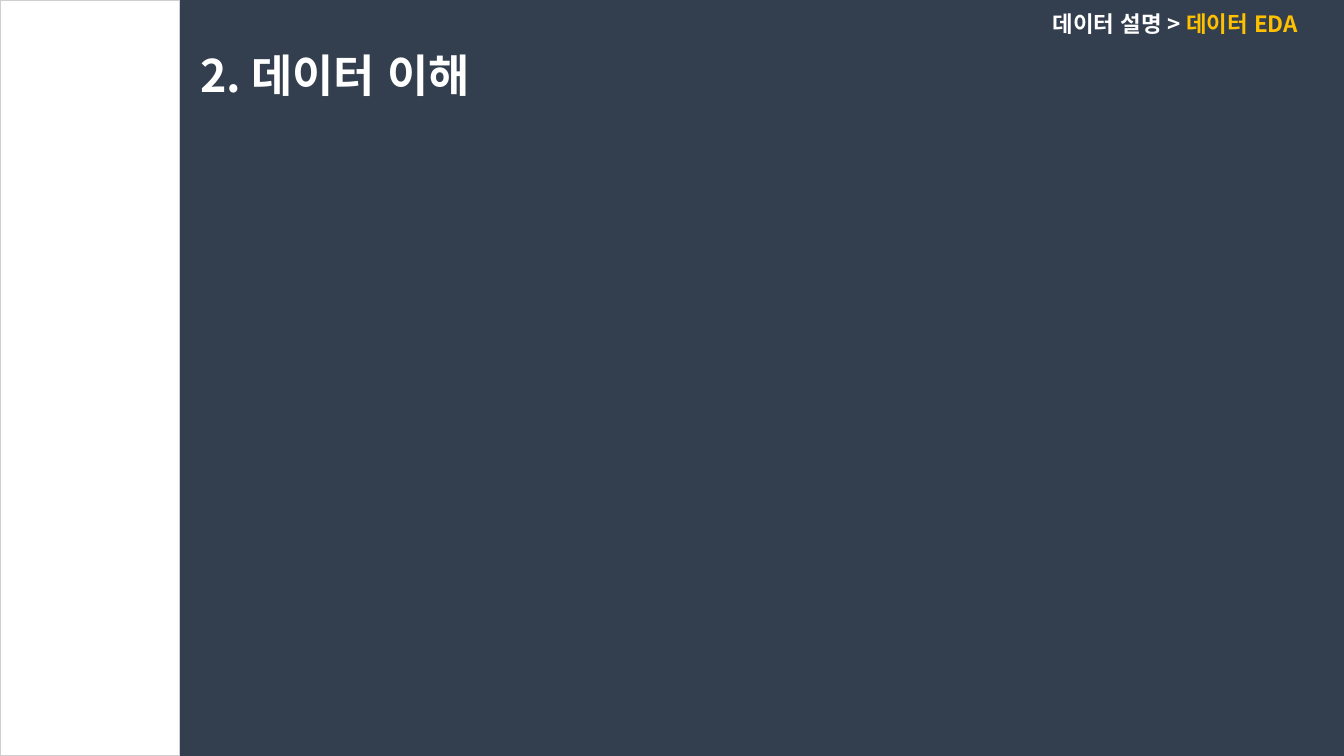
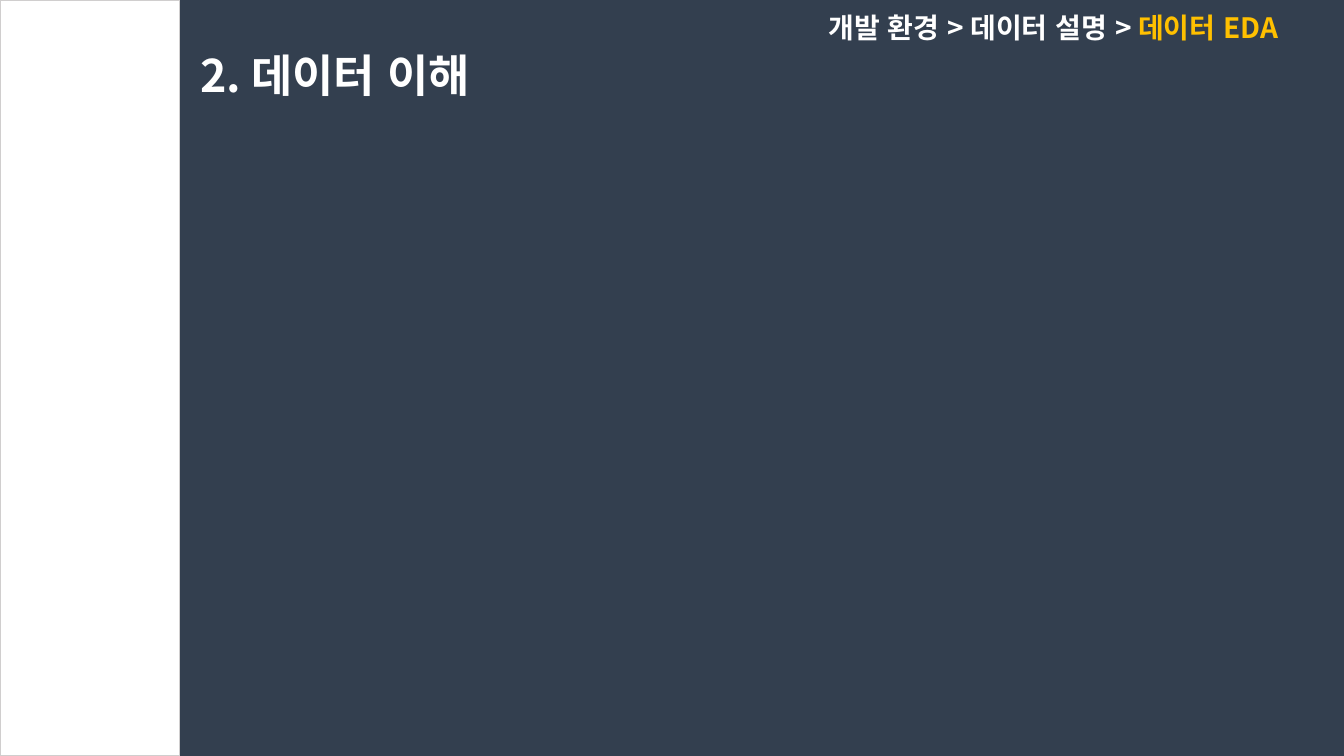
Before and after one commit to dongkieric98/-, a slide deck: slide 21 of electricity.pptx (slide 10 before the commit). Drawn at 1344x756 pixels with LibreOffice and Linux fonts; fonts in the diff are those of the drawing. Boxes give left, top, right and bottom in pixels: in the first picture for what was removed or moved away, otherwise in the second. Text is boxed around its words. In the diff, an @@ line names an element or a change of style, - is before the commit and + after.

```diff
--- a/electricity.pptx
+++ b/electricity.pptx
@@ text at bbox=[828, 14, 1278, 41]: text changed; size 16 to 20 pt @@
-데이터 설명 > 데이터 EDA
+개발 환경 > 데이터 설명 > 데이터 EDA
```
Also in this commit, not shown: 8 other slides changed, 15 slides added, 4 other files.
